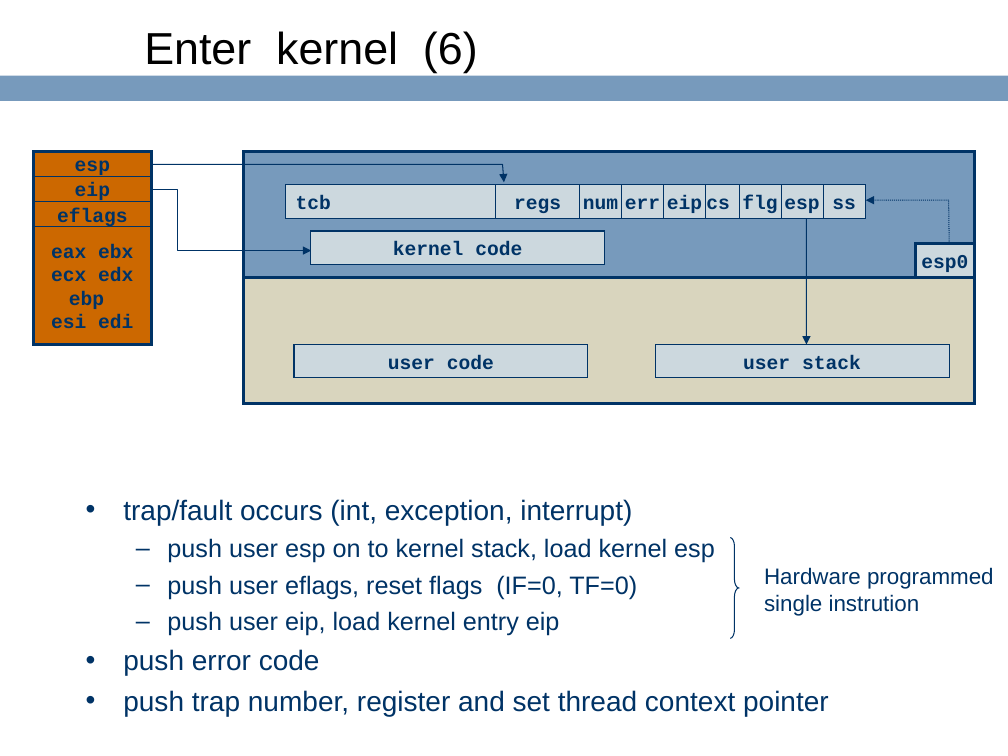
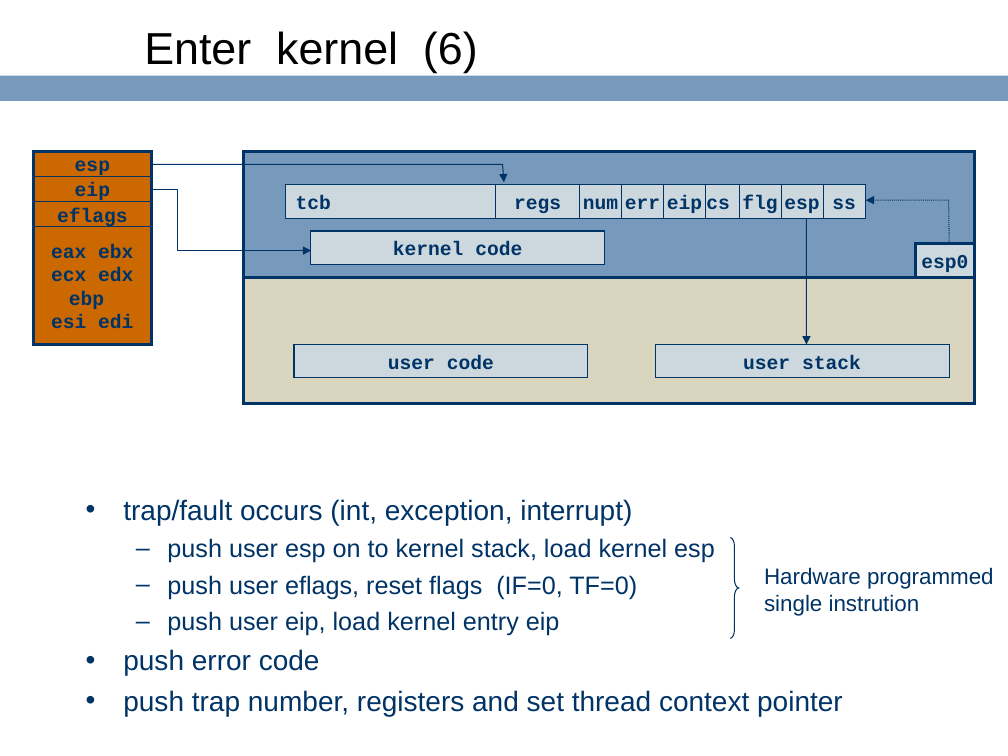
Before and after one commit to ringgaard/sanos, a slide deck: slide 40 of doc/sanostech.ppt (slide 39 before the commit). Drawn at 1008x756 pixels with LibreOffice and Linux fonts; fonts in the diff are those of the drawing; background and template pictures are left out. Boxes give left, top, right and bottom in pixels: in the first picture for what was removed or moved away, otherwise in the second. Text is boxed around its words. In the diff, an @@ line names an element or a change of style, - is before the commit and + after.

```diff
--- a/doc/sanostech.ppt
+++ b/doc/sanostech.ppt
@@ text at <box>123,690,843,716</box>: text changed @@
-• push trap number, register and set thread context pointer
+• push trap number, registers and set thread context pointer
```
Also in this commit, not shown: 11 other slides changed, 2 slides added, 1 other file.
